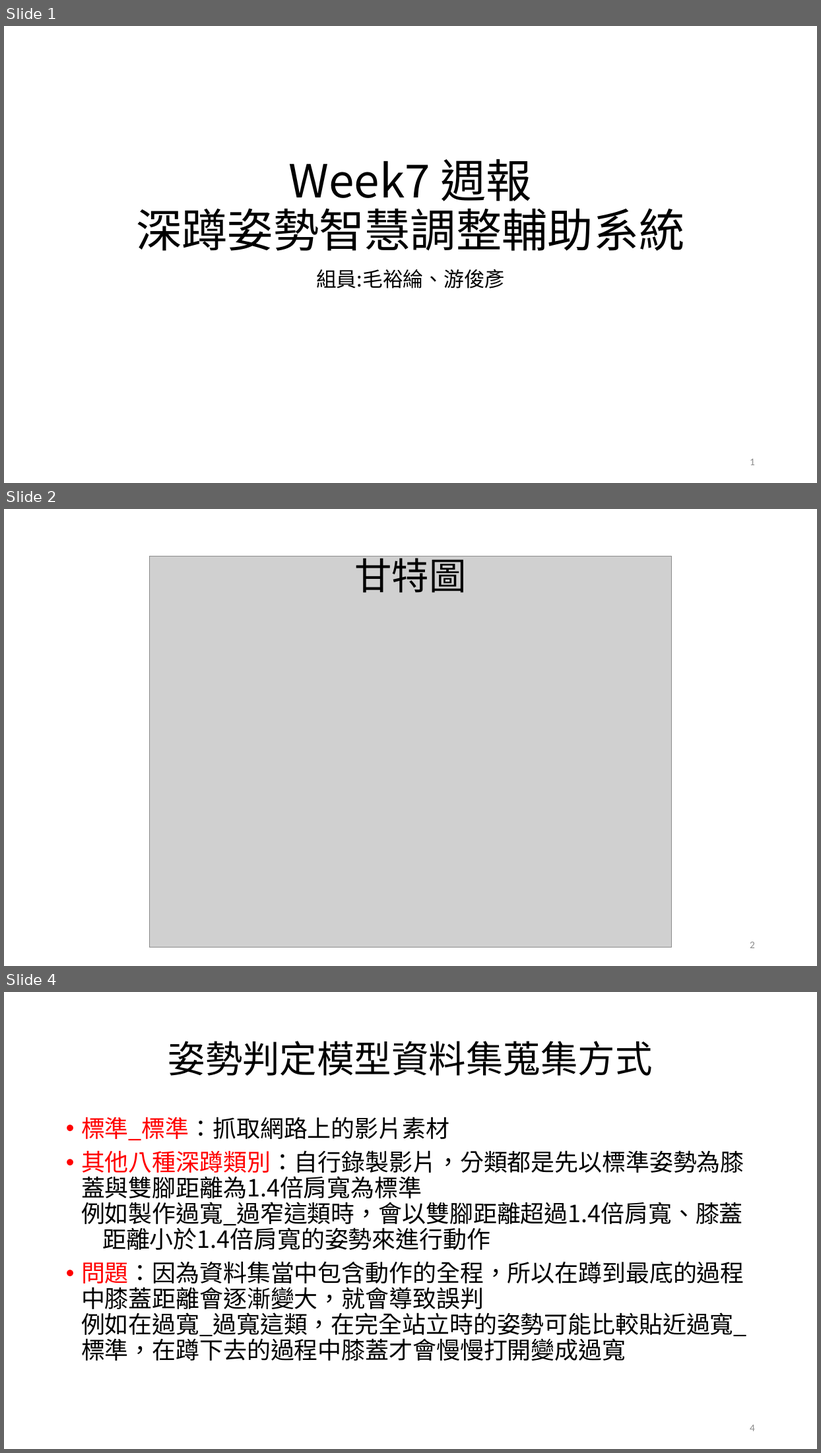
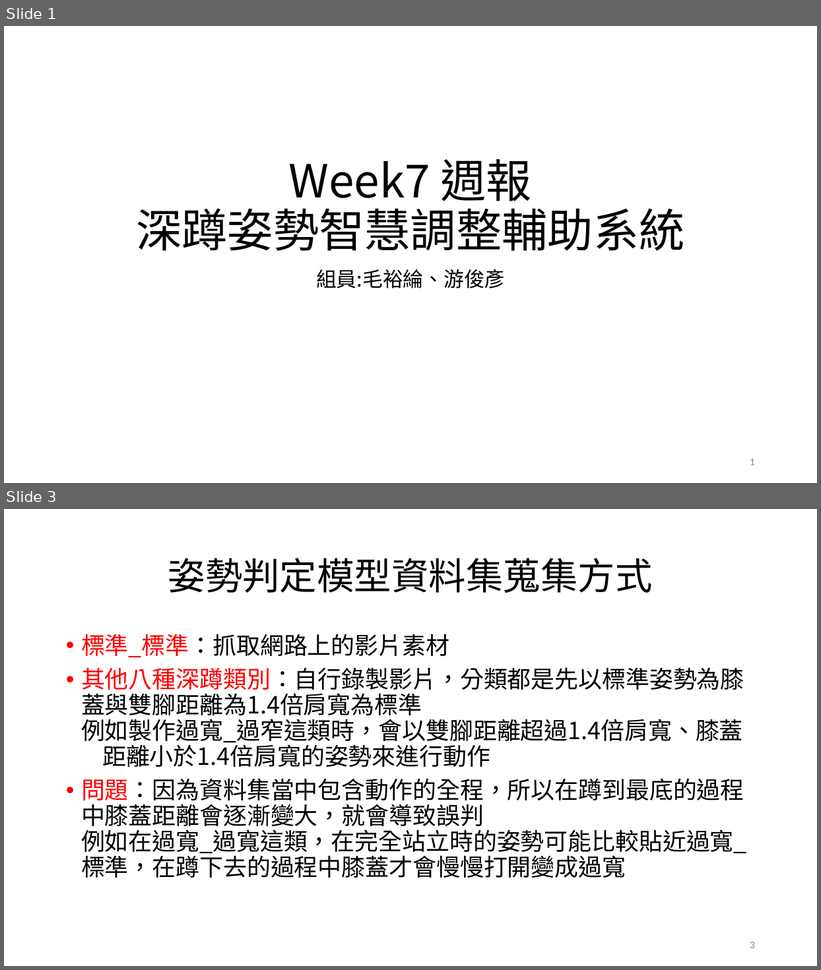
Before and after one commit to mizulun/seatpose-system, a slide deck: week7進度報告.pptx. Shown one above the other, each under a label of ours: slides 1, 2 and 4 before the commit, slides 1 and 3 after it; the slides between them are not shown. The pictures are 821x1453 and 821x970 pixels, drawn with LibreOffice and Linux fonts; fonts in the diff are those of the drawing; grey boxes stand for pictures. Boxes give left, top, right and bottom in pixels: in the first picture for what was removed or moved away, otherwise in the second. Text is boxed around its words. In the diff, an @@ line names an element or a change of style, - is before the commit and + after.

```diff
--- a/week7進度報告.pptx
+++ b/week7進度報告.pptx
@@ slide 2 removed at <box>4,509,817,966</box>, background #FFFFFF @@
@@ picture removed at <box>150,556,672,948</box> @@
@@ title removed at <box>354,552,466,593</box> @@
-甘特圖
@@ page number removed at <box>750,942,755,949</box> @@
-2
@@ what was slide 4 is now slide 3 @@
@@ page number at <box>750,942,755,949</box>: text changed @@
-4
+3
```
Also in this commit, not shown: 4 slides changed, 6 slides added.
